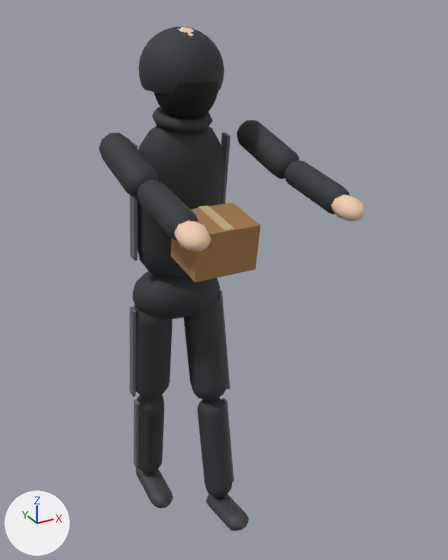
The glTF model city-hold/public/models/placeholder/char_looter_01_tracksuit_arms_spread.glb as it was, and as the next commit left it.
Camera for both pictures: a 50 mm lens placed at (-0.826, -1.852, 1.817), pointed at (0.086, -0.193, 0.988). Every picture has the same lights, and +X, +Y and +Z are marked at lower left. The older version comes first. Both versions are drawn at frame 34 of the action 'held'; the numbers are the values there.
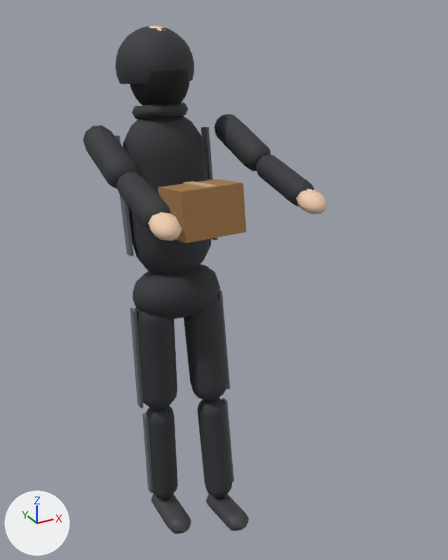
Not drawn themselves, but carrying or shaping drawn objects: ob_legl, ob_torso, ob_head, ob_arml, ob_armr.

The change, as JSON lines over the scene's bpy script:
```json
{"op": "set", "path": "ob_legl.rotation_euler", "old": "(0.165, 0.0, 0.0)", "new": "(-0.0263, 0.0, 0.0)", "note": "degrees (9.5, 0, 0) -> degrees (-1.5, 0, 0)"}
{"op": "set", "path": "ob_torso.rotation_euler", "old": "(0.15, 0.0, 0.0)", "new": "(-0.156, 0.0, 0.0)", "note": "degrees (8.6, 0, 0) -> degrees (-8.9, 0, 0)"}
{"op": "set", "path": "ob_head.rotation_euler", "old": "(-0.075, 0.0, 0.0)", "new": "(0.0781, 0.0, 0.0)", "note": "degrees (-4.3, 0, 0) -> degrees (4.5, 0, 0)"}
{"op": "set", "path": "ob_arml.rotation_euler", "old": "(-1.45, 0.0, 0.0)", "new": "(-1.1, 0.0, 0.0)", "note": "degrees (-83, 0, 0) -> degrees (-63, 0, 0)"}
{"op": "set", "path": "ob_armr.rotation_euler", "old": "(-1.45, 0.0, 0.0)", "new": "(-1.1, 0.0, 0.0)", "note": "degrees (-83, 0, 0) -> degrees (-63, 0, 0)"}
```

What differs and where, as boxes (x1, y1, x2, y2) in the pictures (448 x 560 px):
```json
{"object": "Mesh_5", "change": "turned", "before": [138, 126, 224, 278], "after": [123, 116, 212, 274]}
{"object": "Mesh_14", "change": "turned", "before": [171, 203, 261, 282], "after": [158, 179, 246, 243]}
{"object": "Mesh_9", "change": "turned", "before": [138, 27, 224, 95], "after": [115, 26, 194, 84]}
{"object": "Mesh_1", "change": "turned", "before": [134, 306, 172, 399], "after": [135, 308, 177, 409]}
{"object": "Mesh_2", "change": "turned", "before": [137, 395, 164, 473], "after": [146, 406, 178, 499]}
{"object": "Mesh_11", "change": "turned", "before": [99, 133, 159, 200], "after": [83, 125, 138, 189]}
{"object": "Mesh_11.001", "change": "turned", "before": [237, 120, 299, 179], "after": [214, 114, 271, 171]}
{"object": "Mesh_10", "change": "turned", "before": [154, 81, 218, 120], "after": [130, 70, 190, 106]}
{"object": "Mesh_12", "change": "turned", "before": [137, 180, 198, 241], "after": [117, 172, 171, 230]}
{"object": "Mesh_12.001", "change": "turned", "before": [285, 160, 350, 214], "after": [256, 155, 314, 207]}
{"object": "Mesh_3", "change": "turned", "before": [136, 468, 173, 508], "after": [151, 494, 191, 534]}
{"object": "Mesh_13", "change": "turned", "before": [174, 220, 211, 251], "after": [148, 212, 182, 241]}
{"object": "Mesh_7", "change": "turned", "before": [152, 107, 213, 133], "after": [132, 102, 188, 119]}
{"object": "Mesh_13.001", "change": "turned", "before": [331, 194, 365, 221], "after": [296, 189, 327, 214]}
{"object": "Mesh_4.001", "change": "turned", "before": [130, 306, 136, 397], "after": [130, 308, 143, 408]}
{"object": "Mesh_4.004", "change": "turned", "before": [130, 142, 138, 261], "after": [115, 135, 134, 256]}
{"object": "Mesh_4", "change": "turned", "before": [134, 399, 139, 468], "after": [142, 413, 153, 493]}
{"object": "Mesh_4.005", "change": "turned", "before": [221, 132, 231, 204], "after": [201, 127, 218, 240]}
{"object": "Mesh_15", "change": "turned", "before": [199, 205, 235, 232], "after": [184, 181, 217, 188]}
{"object": "Mesh_8", "change": "turned", "before": [179, 27, 194, 36], "after": [150, 25, 163, 31], "on screen": "mostly hidden"}
```
